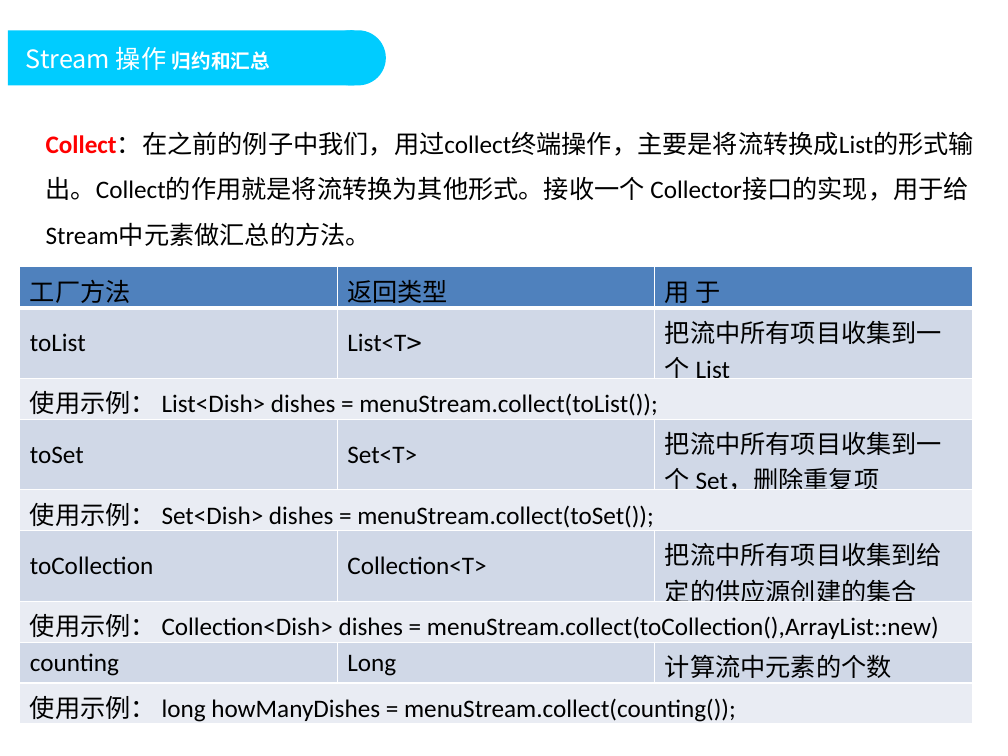
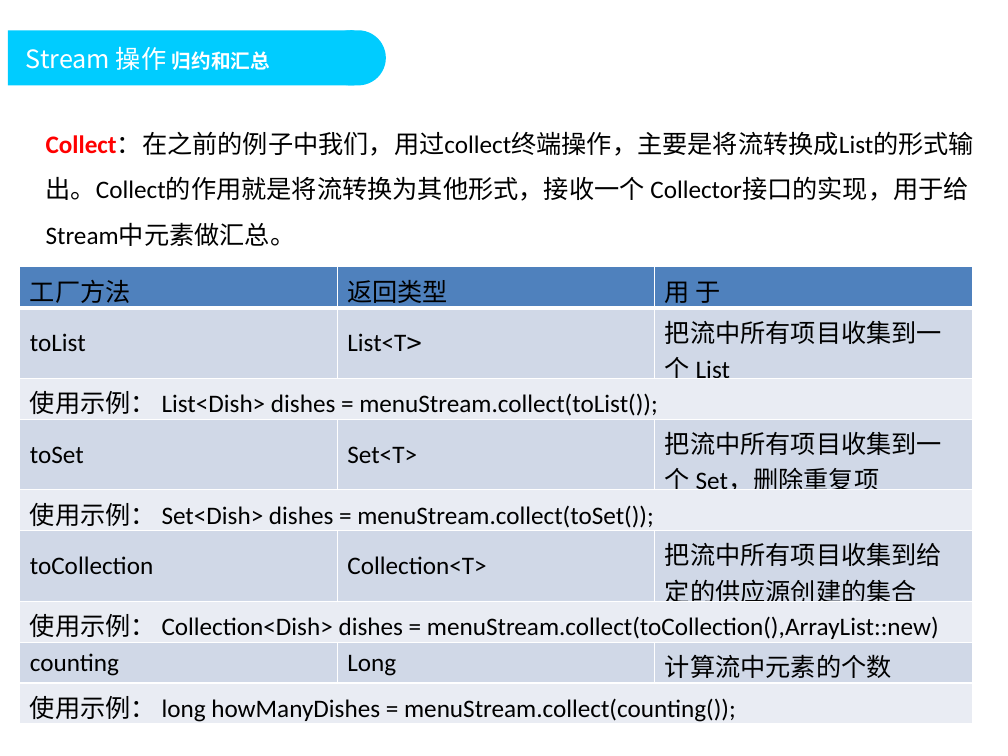
Before and after one commit to DoublePoint/MVC, a slide deck: slide 58 of 04相关插件/Java8/Java高级教程2.pptx. Drawn at 1008x756 pixels with LibreOffice and Linux fonts; fonts in the diff are those of the drawing; background and template pictures are left out. Boxes give left, top, right and bottom in pixels: in the first picture for what was removed or moved away, otherwise in the second. Text is boxed around its words. In the diff, an @@ line names an element or a change of style, - is before the commit and + after.

```diff
--- a/04相关插件/Java8/Java高级教程2.pptx
+++ b/04相关插件/Java8/Java高级教程2.pptx
@@ text at (46,132,975,246): text changed @@
-Collect：在之前的例子中我们，用过collect终端操作，主要是将流转换成List的形式输出。Collect的作用就是将流转换为其他形式。接收一个 Collector接口的实现，用于给Stream中元素做汇总的方法。
+Collect：在之前的例子中我们，用过collect终端操作，主要是将流转换成List的形式输出。Collect的作用就是将流转换为其他形式，接收一个 Collector接口的实现，用于给Stream中元素做汇总。
```
Also in this commit, not shown: 5 other slides changed, 1 other file.
